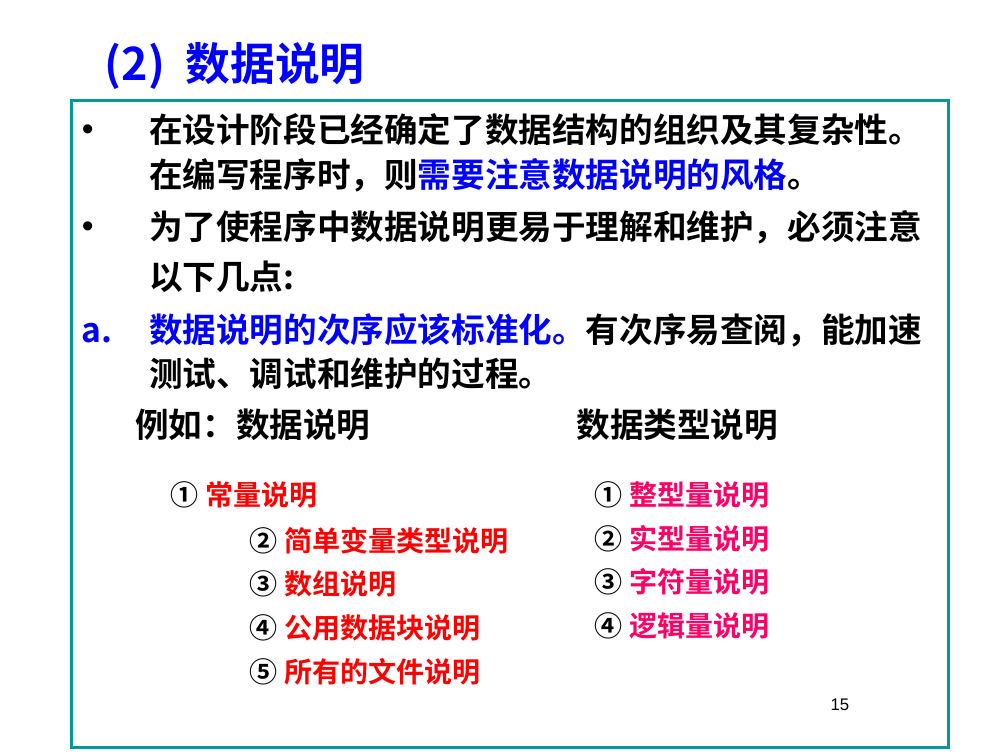
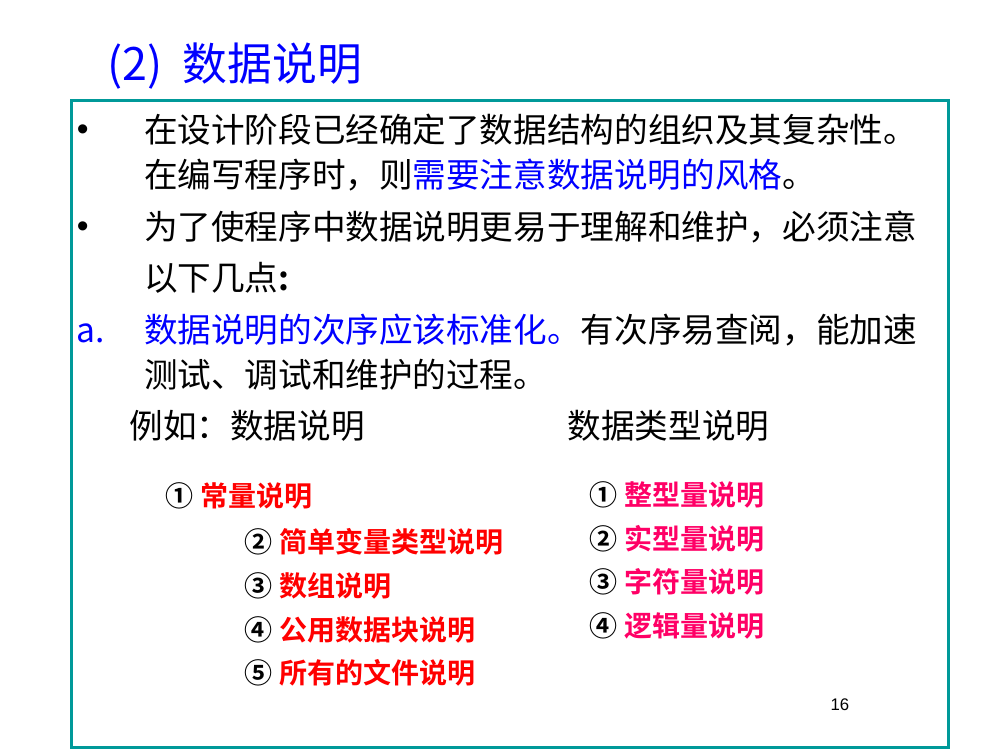
Before and after one commit to 3d-fishing/3D-app, a slide deck: slide 16 of 软件工程基础7.1.pptx (slide 15 before the commit). Drawn at 1008x756 pixels with LibreOffice and Linux fonts; fonts in the diff are those of the drawing; background and template pictures are left out. Boxes give left, top, right and bottom in pixels: in the first picture for what was removed or moved away, otherwise in the second. Text is boxed around its words. In the diff, an @@ line names an element or a change of style, - is before the commit and + after.

```diff
--- a/软件工程基础7.1.pptx
+++ b/软件工程基础7.1.pptx
@@ text "(2) 数据说明" at (107,42,362,89): bold off @@
@@ text "在设计阶段已经确定了数据结构的组织及其复杂性。在编写程序时，则需要注意数据说明的风格。": place and size @@
-text "在设计阶段已经确定了数据结构的组织及其复杂性。在编写程序时，则需要注意数据说明的风格。" at (72,100,949,748)
+text "在设计阶段已经确定了数据结构的组织及其复杂性。在编写程序时，则需要注意数据说明的风格。" at (129,113,917,686)
@@ text "在设计阶段已经确定了数据结构的组织及其复杂性。在编写程序时，则需要注意数据说明的风格。" at (129,113,917,686): outline #009999 2.25 pt to none @@
@@ rectangle added at (72,100,949,748), outline #009999 2.25 pt @@
@@ text at (129,113,917,509): font Noto Sans CJK JP to Noto Sans CJK SC in "在设计阶段已经确定了数据结构的组织及其复杂性。在编写程序时，则需要注意数据说明的风格。", "为了使程序中数据说明更易于理解和维护，必须注意以下几点:"; bold off in "在设计阶段已经确定了数据结构的组织及其复杂性。在编写程序时，则需要注意数据说明的风格。", "为了使程序中数据说明更易于理解和维护，必须注意以下几点:", "数据说明的次序应该标准化。有次序易查阅，能加速测试、调试和维护的过程。", "例如：数据说明 数据类型说明"; font Arial to Noto Sans CJK SC in "数据说明的次序应该标准化。有次序易查阅，能加速测试、调试和维护的过程。", "例如：数据说明 数据类型说明"; more space between paragraphs @@
@@ text "① 整型量说明": place and size @@
-text "① 整型量说明" at (595,481,769,639)
+text "① 整型量说明" at (590,481,764,639)
```
Also in this commit, not shown: 30 other slides changed, 5 slides added, 2 slides removed.
